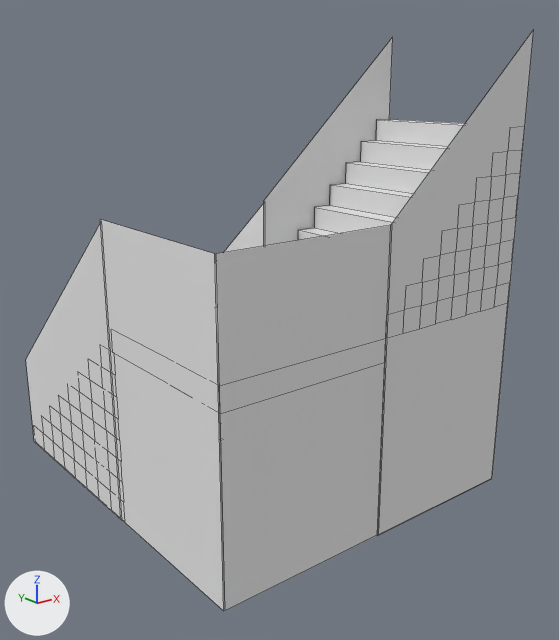
Before and after pictures for a commit that changed the Blender file ChicknDestroy/desing/objectes/escales/escales.blend.
Before and after are seen from a 50 mm camera at (-12.5, -20.6, 10.6) aimed at (3.3, -0.8, 2.7). The lights are fixed; the arrows at lower left show +X, +Y and +Z. Mesh edges are drawn as thin lines.
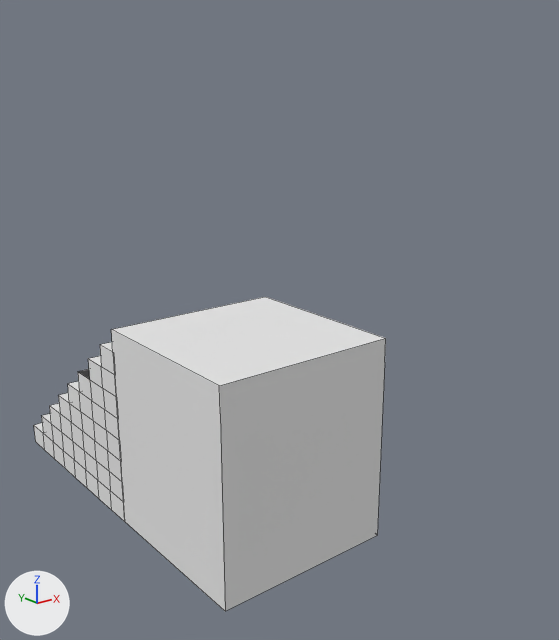
Pixel boxes [x1, y1, x2, y2] of what changed, in the pictures (559 x 640 px):
```json
{"object": "Plane.003", "change": "deleted", "before": [26, 29, 534, 611]}
{"object": "Cube.001", "change": "reshaped", "before": [216, 119, 468, 520], "after": [34, 297, 386, 611]}
{"part": 1, "of": "me_cube_002", "change": "cut back", "before": [218, 119, 468, 520], "after": [111, 330, 386, 611]}
```

Scene script edits in JSON lines:
```json
{"block": "me_cube_002", "where": "# used by ob_cube_001; location = (5.72, -3.38, 0.0); scale = (2.86, 2.8, 2.86)"}
{"op": "remove", "block": "me_cube_002", "code": "me_cube_002.from_pydata(...)  # 229 vertices, 190 faces; spans x -3.0..1.0, y -1.0..3.59, z -1.0..3.21"}
{"op": "add", "block": "me_cube_002", "code": "me_cube_002.from_pydata(...)  # 122 vertices, 107 faces; spans x -3.0..-1.0, y -1.0..3.59, z -1.0..1.25"}
{"block": "me_cube_002", "change": "me_cube_002 part 1"}
{"block": "me_cube_002", "change": "109 vertices are removed from x -1.0..1.0, y -1.0..1.0, z -1.0..3.21"}
{"block": "me_cube_002", "change": "94 faces are deleted"}
{"block": "me_cube_002", "change": "2 vertices are added at (-3.0, -1.0, -1.0), (-3.0, 1.0, -1.0)"}
{"block": "me_cube_002", "change": "11 new faces join them"}
{"op": "remove", "block": "ob_plane_003", "code": ["ob_plane_003 = bpy.data.objects.new('Plane.003', me_plane_001)", "ob_plane_003.location = (-2.9, 3.08, 3.32)", "ob_plane_003.rotation_euler = (0.0, 1.571, 0.0)  # degrees (0, 90, 0)", "ob_plane_003.scale = (6.13, 3.59, 2.79)"]}
```
